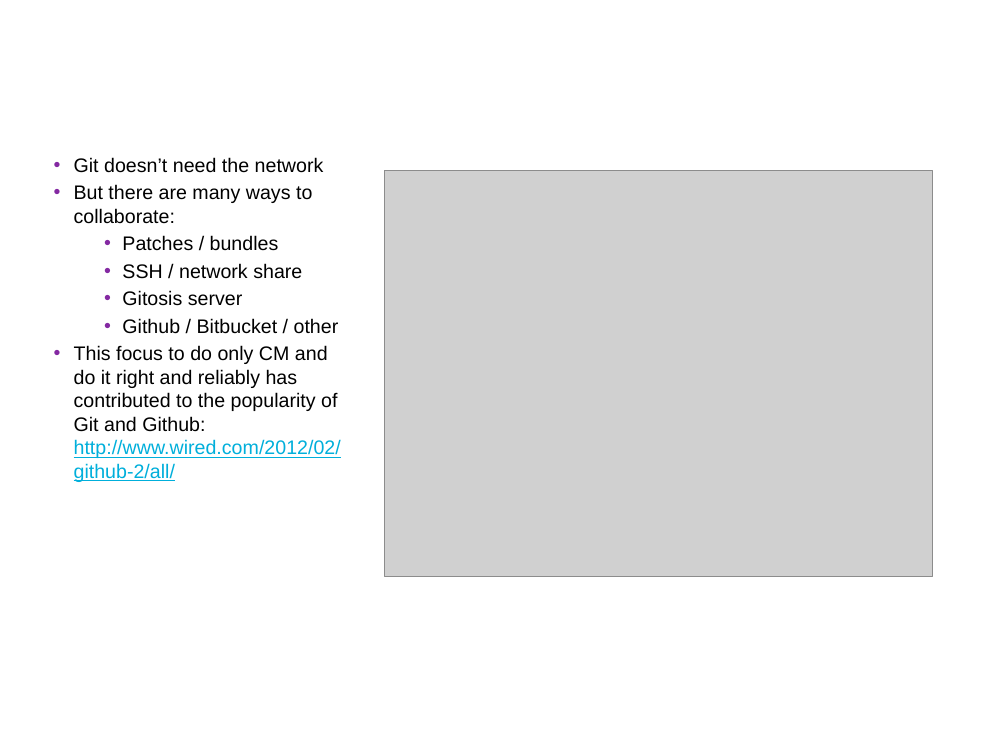
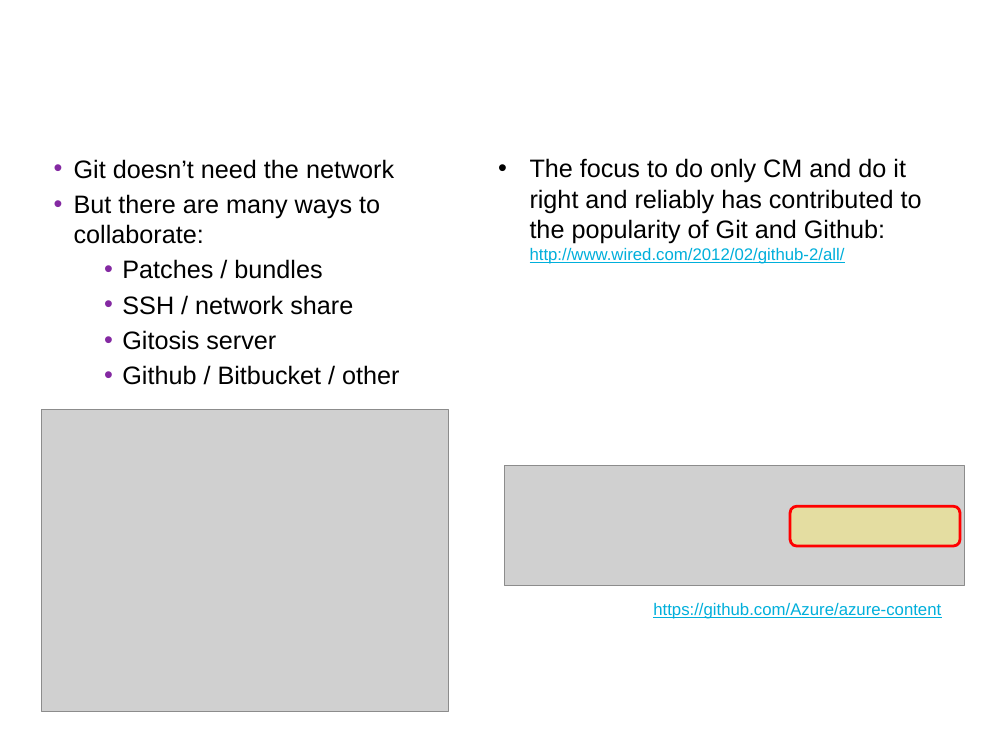
Before and after one commit to UncleCJ/hicollegegit, a slide deck: slide 14 of Git-introduktion_Hermods_HiQ.pptx (slide 13 before the commit). Drawn at 1008x756 pixels with LibreOffice and Linux fonts; fonts in the diff are those of the drawing; grey boxes stand for pictures; background and template pictures are left out. Boxes give left, top, right and bottom in pixels: in the first picture for what was removed or moved away, otherwise in the second. Text is boxed around its words. In the diff, an @@ line names an element or a change of style, - is before the commit and + after.

Commit message:
Feeling good about this presentation now :-)
Amended: Ooops, compressed images too now

```diff
--- a/Git-introduktion_Hermods_HiQ.pptx
+++ b/Git-introduktion_Hermods_HiQ.pptx
@@ text "Git doesn’t need the network" at <box>74,159,399,385</box>: size 14 to 18 pt @@
@@ text added at <box>530,158,922,264</box>, 18 pt, text #000000 @@
+• The focus to do only CM and do it right and reliably has contributed to the popularity of Git and Github:
+  http://www.wired.com/2012/02/github-2/all/
@@ text at <box>74,345,341,482</box>: paragraph removed @@
-• This focus to do only CM and do it right and reliably has contributed to the popularity of Git and Github:
-  http://www.wired.com/2012/02/github-2/all/
@@ picture: place and size @@
-picture at <box>385,170,932,577</box>
+picture at <box>41,409,449,711</box>
@@ picture added at <box>504,466,964,586</box> @@
@@ rounded rectangle added at <box>790,506,961,546</box>, fill #FFEF66 at 44% opacity, outline #FF0000 2 pt @@
@@ text added at <box>653,603,941,619</box>, 12 pt, text #00AFDB, underline @@
+https://github.com/Azure/azure-content
```
Also in this commit, not shown: 11 other slides changed, 3 slides added, 1 slide removed.
